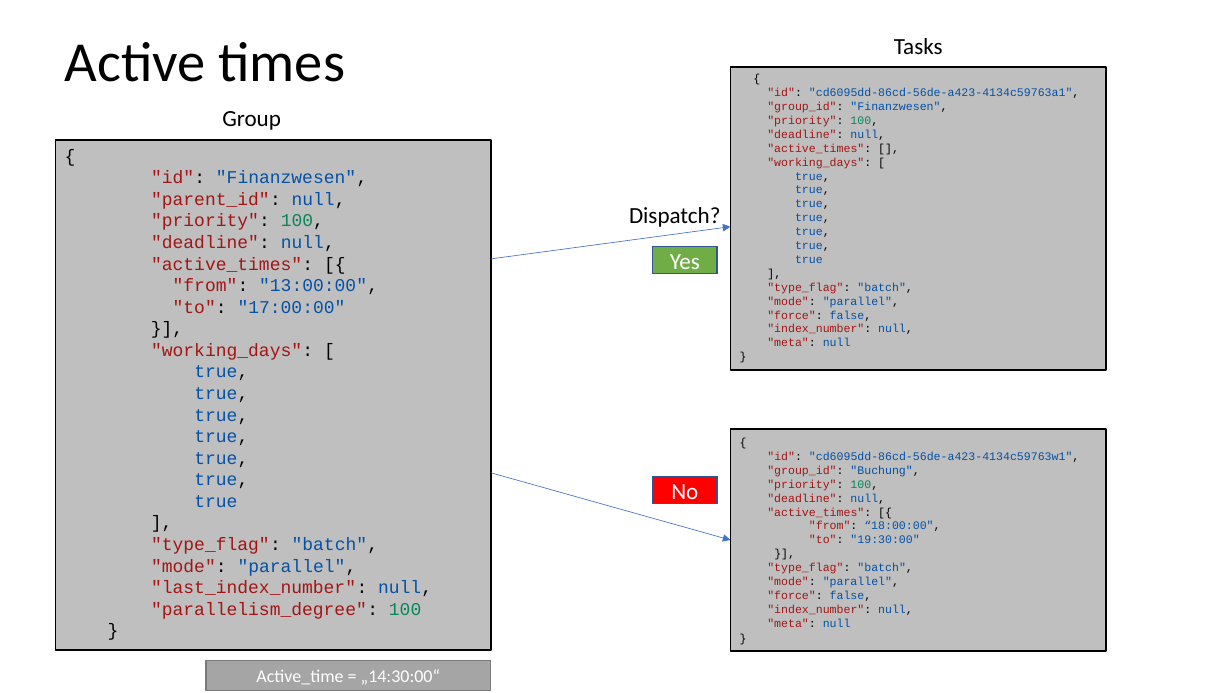
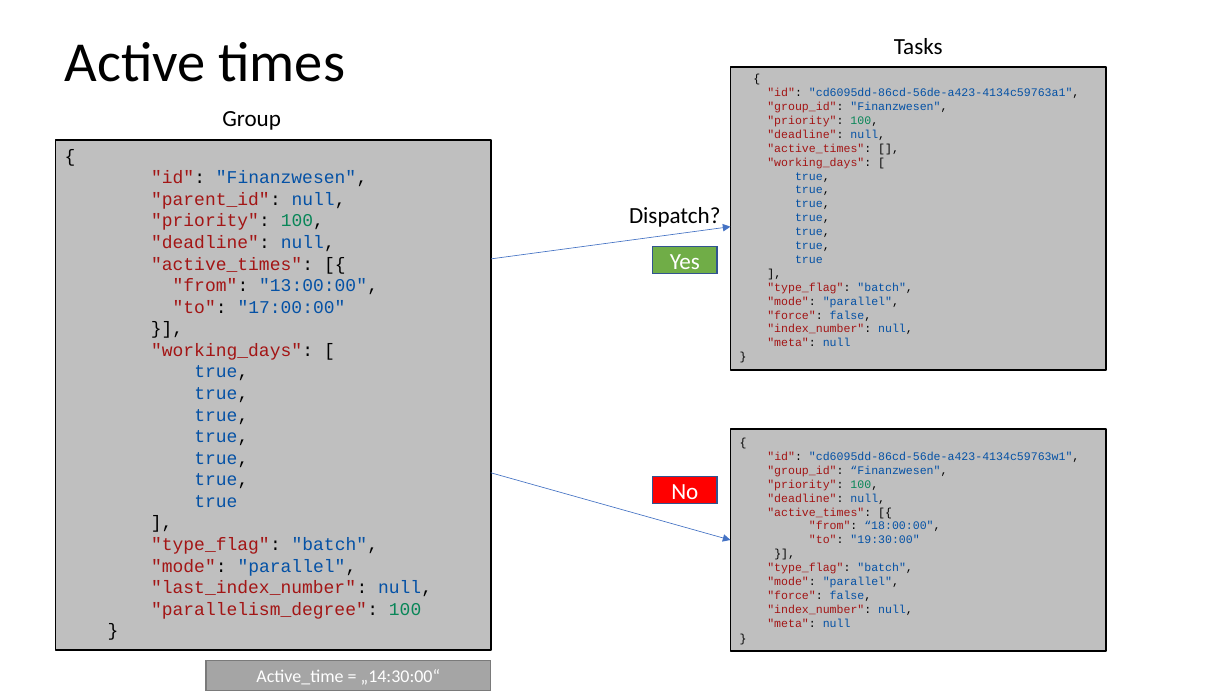
Before and after one commit to AMOS-HoneyBadgers/RealTimeScheduler, a slide deck: slide 6 of docs/Präsi-Features.pptx. Drawn at 1232x693 pixels with LibreOffice and Linux fonts; fonts in the diff are those of the drawing. Boxes give left, top, right and bottom in pixels: in the first picture for what was removed or moved away, otherwise in the second. Text is boxed around its words. In the diff, an @@ line names an element or a change of style, - is before the commit and + after.

```diff
--- a/docs/Präsi-Features.pptx
+++ b/docs/Präsi-Features.pptx
@@ text in rectangle at [767, 466, 947, 477]: text changed; text colour #A31515 to #0451A5 @@
-"group_id": "Buchung",
+"group_id": “Finanzwesen",
```
Also in this commit, not shown: 3 other slides changed, 2 other files.
